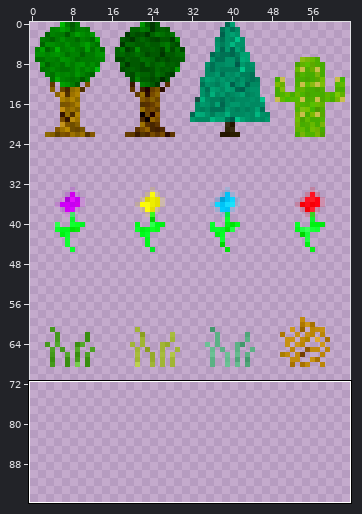
File history of a sprite sheet, assets/trees.png. The first picture is a wide view before the edit; the outline marks the close-up.
Close-up. Before the commit:
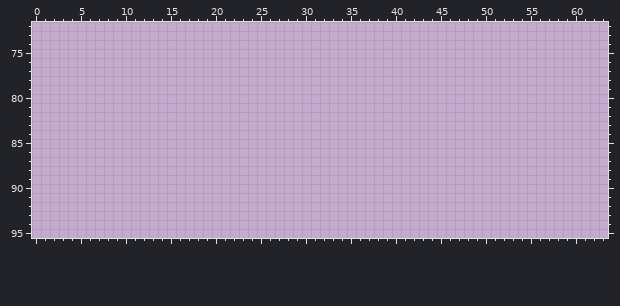
The file is 64x96 pixels. Pixels under 10% opacity are left out. Colours within 5 levels of each other are drawn and written as one. Shown: x 0..63, y 72..95. The commit also changed other parts of the picture, which this record leaves out.
New version:
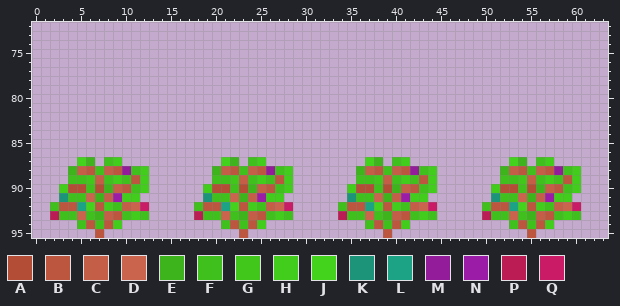
Palette (. is transparent): A #b34d36  B #bc563f  C #c45e47  D #ca644d  E #3db41c  F #40c01c  G #41c61c  H #42cc1c  J #43d31c  K #1c947a  L #1ca284  M #921c99  N #9b1ca6  P #bb1c54  Q #ca1c66
The edit:
@@ x 0..63 @@
 86 ................................................................
-87 ................................................................
-88 ................................................................
-89 ................................................................
-90 ................................................................
-91 ................................................................
-92 ................................................................
-93 ................................................................
-94 ................................................................
-95 ................................................................
+87 .....JE.FH...........JE.FH...........JE.FH...........JE.FH......
+88 ....ECBFCBMFH.......ECBFCBMFH.......ECBFCBMFH.......ECBFCBMFH...
+89 ....FFGCFHFBH.......FFGCFHFBH.......FFGCFHFBH.......FFGCFHFBH...
+90 ...HAAFAECBFH......HAAFAECBFH......HAAFAECBFH......HAAFAECBFH...
+91 ...KFFDECNHH.......KFFDECNHH.......KFFDECNHH.......KFFDECNHH....
+92 ..FBBLJBHFCDQ.....FBBLJBHFCDQ.....FBBLJBHFCDQ.....FBBLJBHFCDQ...
+93 ..PFFDFECBFHF.....PFFDFECBFHF.....PFFDFECBFHF.....PFFDFECBFHF...
+94 .....FBFBH...........FBFBH...........FBFBH...........FBFBH......
+95 .......B...............B...............B...............B........
Where, in picture pixels (left, top, right, bottom), the same in both close-ups:
added: (50, 157, 149, 238)
added: (194, 157, 293, 238)
added: (338, 157, 437, 238)
added: (482, 157, 581, 238)
